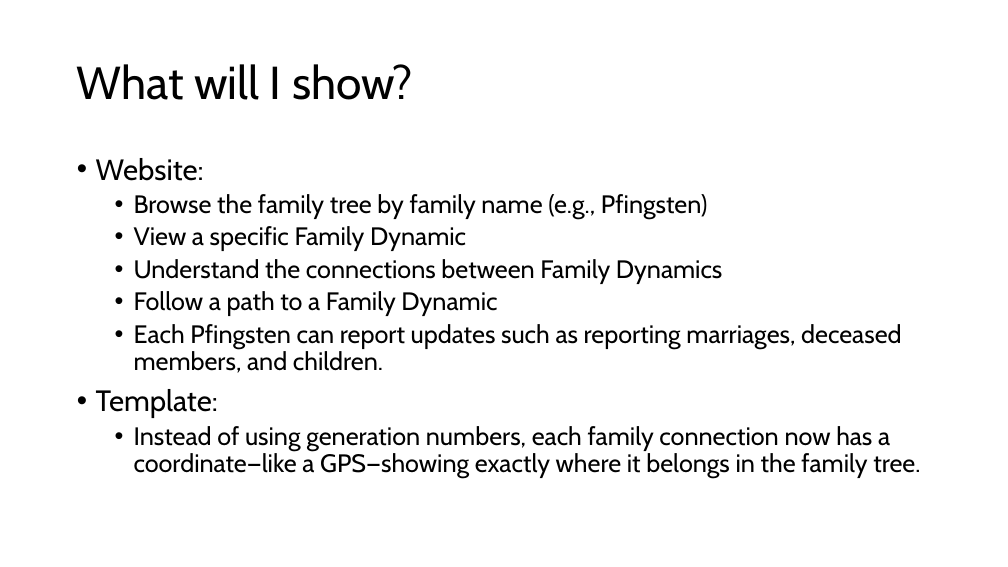
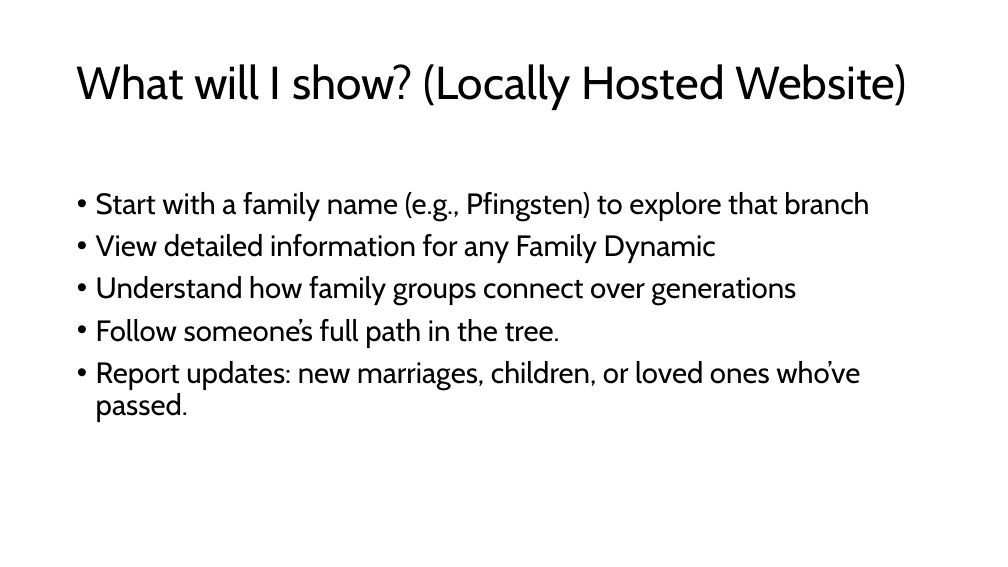
Before and after one commit to Zakttack/FamilyTreeProject, a slide deck: slide 3 of Resources/Family Tree Project Checkpoint Presentation.pptx (slide 2 before the commit). Drawn at 1008x567 pixels with LibreOffice and Linux fonts; fonts in the diff are those of the drawing. Boxes give left, top, right and bottom in pixels: in the first picture for what was removed or moved away, otherwise in the second. Text is boxed around its words. In the diff, an @@ line names an element or a change of style, - is before the commit and + after.

Commit message:
Implemented my presentation for what I have so far.

```diff
--- a/Resources/Family Tree Project Checkpoint Presentation.pptx
+++ b/Resources/Family Tree Project Checkpoint Presentation.pptx
@@ title at bbox=[77, 64, 906, 110]: text changed @@
-What will I show?
+What will I show? (Locally Hosted Website)
@@ text at bbox=[96, 192, 869, 422]: text changed; size 24 to 28 pt @@
-• Website:
-  • Browse the family tree by family name (e.g., Pfingsten)
-  • View a specific Family Dynamic
-  • Understand the connections between Family Dynamics
-  • Follow a path to a Family Dynamic
-  • Each Pfingsten can report updates such as reporting marriages, deceased members, and children.
-• Template:
-  • Instead of using generation numbers, each family connection now has a coordinate—like a GPS—showing exactly where it belongs in the family tree.
+• Start with a family name (e.g., Pfingsten) to explore that branch
+• View detailed information for any Family Dynamic
+• Understand how family groups connect over generations
+• Follow someone’s full path in the tree.
+• Report updates: new marriages, children, or loved ones who’ve passed.
```
Also in this commit, not shown: 1 other slide changed, 4 slides added.
